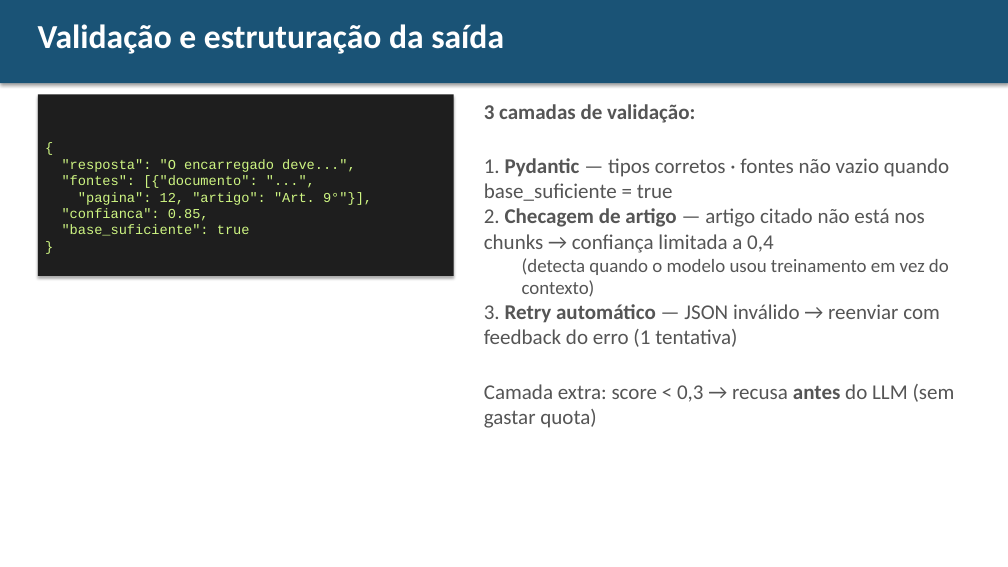
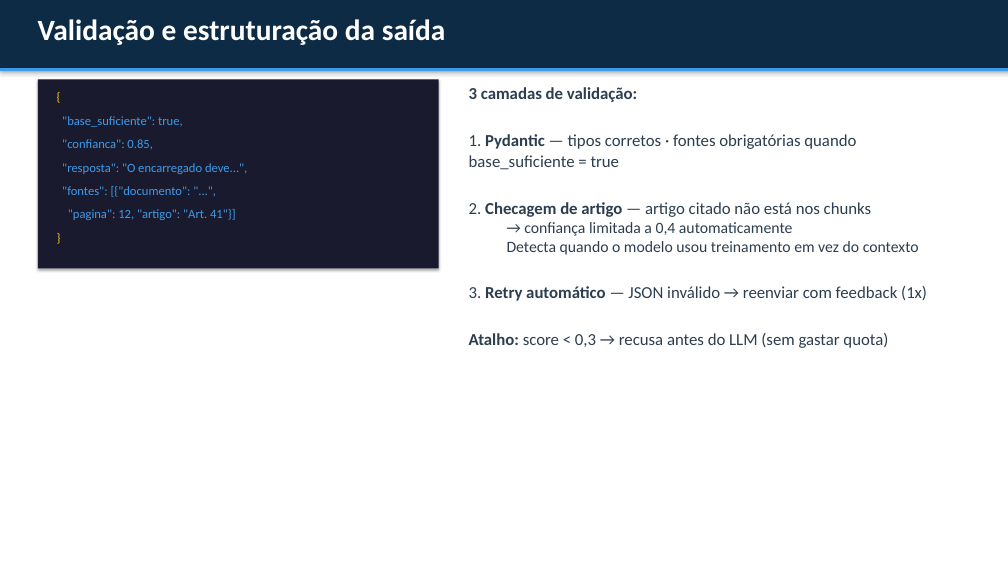
Before and after one commit to kioba0/lgpd-rag-assistant, a slide deck: slide 8 of relatorio/slides_lgpd_rag.pptx. Drawn at 1008x567 pixels with LibreOffice and Linux fonts; fonts in the diff are those of the drawing. Boxes give left, top, right and bottom in pixels: in the first picture for what was removed or moved away, otherwise in the second. Text is boxed around its words. In the diff, an @@ line names an element or a change of style, - is before the commit and + after.

```diff
--- a/relatorio/slides_lgpd_rag.pptx
+++ b/relatorio/slides_lgpd_rag.pptx
@@ rectangle: place and size @@
-rectangle at bbox=[0, 0, 1008, 83]
+rectangle at bbox=[0, 0, 1008, 68]
@@ rectangle at bbox=[0, 0, 1008, 68]: fill #1A5376 to #0D2B45 @@
@@ text "Validação e estruturação da saída" at bbox=[38, 19, 446, 45]: size 32 to 28 pt @@
@@ rectangle added at bbox=[0, 68, 1008, 71], fill #3D9BE8 @@
@@ rectangle added at bbox=[38, 79, 439, 268], fill #1A1A2E @@
@@ text added at bbox=[49, 85, 427, 110], 12 pt, text #F1C40F @@
+{
@@ text "3 camadas de validação:": place and size @@
-text "3 camadas de validação:" at bbox=[484, 104, 955, 428]
+text "3 camadas de validação:" at bbox=[469, 87, 927, 348]
@@ text at bbox=[469, 87, 637, 102]: size 20 to 16 pt, text colour #555555 to #2C3E50 in "3 camadas de validação:" @@
@@ rectangle removed at bbox=[38, 95, 454, 276] @@
-{
-"resposta": "O encarregado deve...",
-"fontes": [{"documento": "...",
-"pagina": 12, "artigo": "Art. 9°"}],
-"confianca": 0.85,
-"base_suficiente": true
-}
@@ text added at bbox=[62, 116, 183, 127], 12 pt, text #3D9BE8 @@
+"base_suficiente": true,
@@ text added at bbox=[62, 139, 152, 149], 12 pt, text #3D9BE8 @@
+"confianca": 0.85,
@@ text at bbox=[469, 134, 927, 348]: text changed; size 20 to 16 pt; text colour #555555 to #2C3E50 @@
-1. Pydantic — tipos corretos · fontes não vazio quando base_suficiente = true
-2. Checagem de artigo — artigo citado não está nos chunks → confiança limitada a 0,4
-  (detecta quando o modelo usou treinamento em vez do contexto)
-3. Retry automático — JSON inválido → reenviar com feedback do erro (1 tentativa)
-Camada extra: score < 0,3 → recusa antes do LLM (sem gastar quota)
+1. Pydantic — tipos corretos · fontes obrigatórias quando base_suficiente = true
+2. Checagem de artigo — artigo citado não está nos chunks
+  → confiança limitada a 0,4 automaticamente
+  Detecta quando o modelo usou treinamento em vez do contexto
+3. Retry automático — JSON inválido → reenviar com feedback (1x)
+Atalho: score < 0,3 → recusa antes do LLM (sem gastar quota)
@@ text added at bbox=[62, 163, 247, 174], 12 pt, text #3D9BE8 @@
+"resposta": "O encarregado deve...",
@@ text added at bbox=[62, 186, 191, 197], 12 pt, text #3D9BE8 @@
+"fontes": [{"documento": "...",
@@ text added at bbox=[68, 209, 236, 220], 12 pt, text #3D9BE8 @@
+"pagina": 12, "artigo": "Art. 41"}]
@@ text added at bbox=[49, 226, 427, 250], 12 pt, text #F1C40F @@
+}
```
Also in this commit, not shown: 10 other slides changed, 6 slides added, 5 slides removed, 1 other file.
